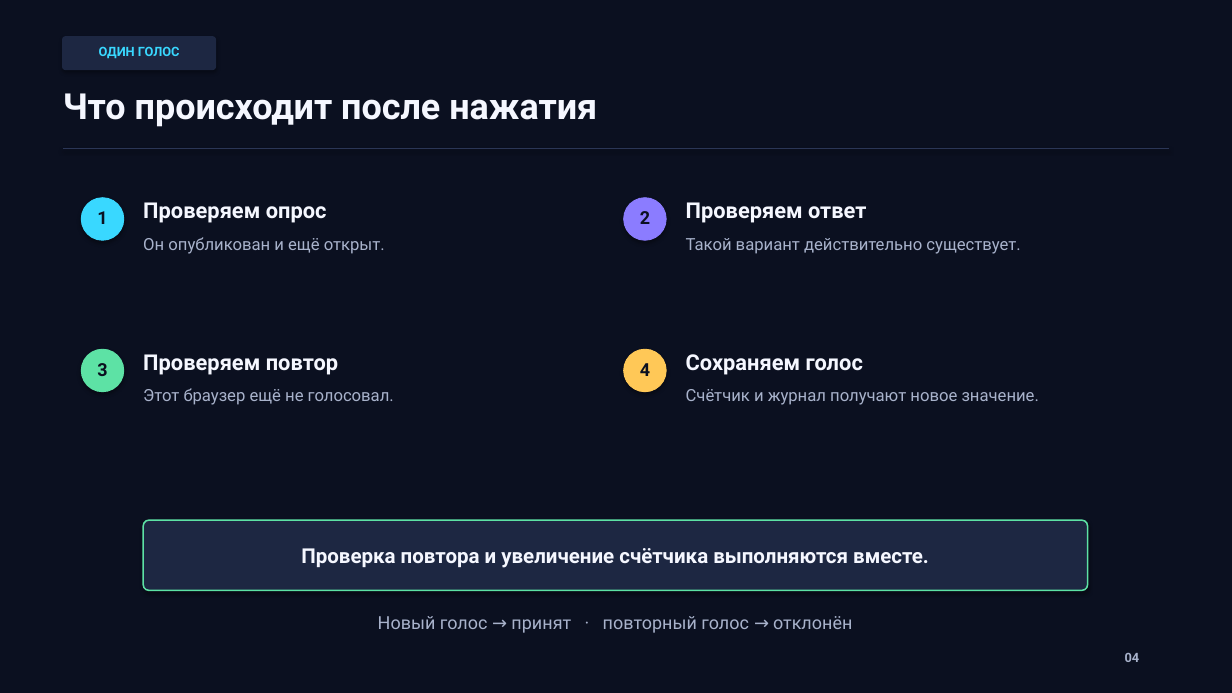
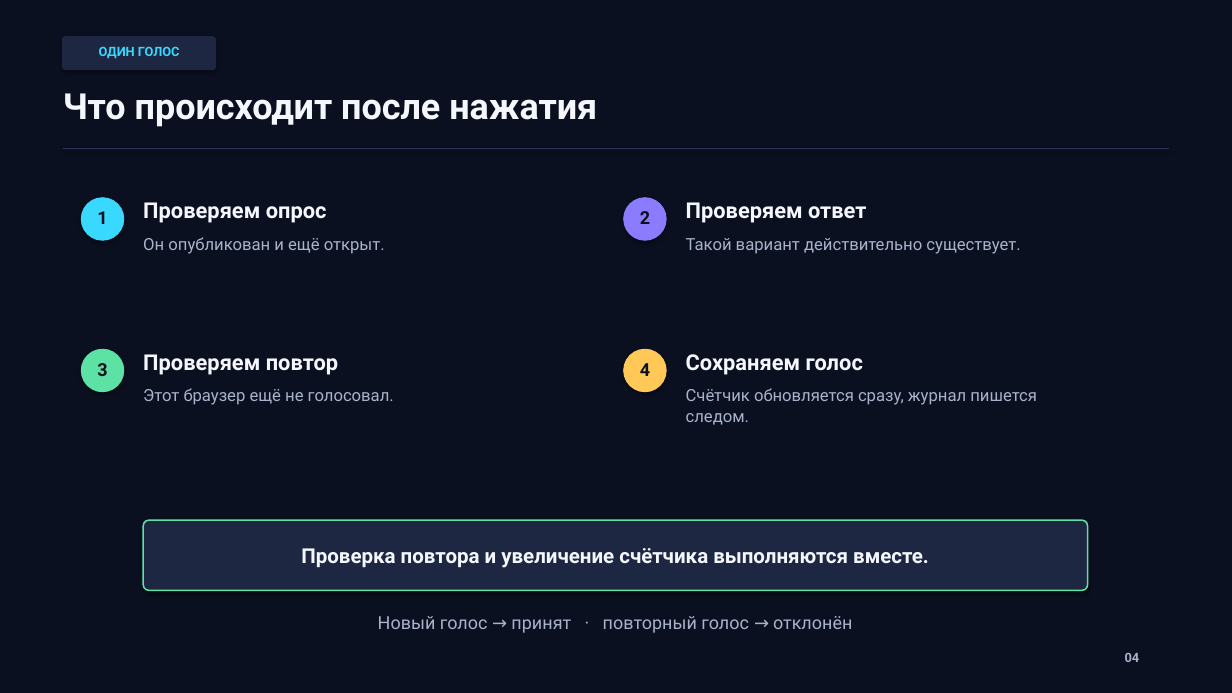
Before and after one commit to sweetd0vee/crypto-enthusiast, a slide deck: slide 4 of docs/09-project-presentation.pptx. Drawn at 1232x693 pixels with LibreOffice and Linux fonts; fonts in the diff are those of the drawing. Boxes give left, top, right and bottom in pixels: in the first picture for what was removed or moved away, otherwise in the second. Text is boxed around its words. In the diff, an @@ line names an element or a change of style, - is before the commit and + after.

```diff
--- a/docs/09-project-presentation.pptx
+++ b/docs/09-project-presentation.pptx
@@ text at <box>686,388,1037,425</box>: text changed @@
-Счётчик и журнал получают новое значение.
+Счётчик обновляется сразу, журнал пишется следом.
```
Also in this commit, not shown: 1 other slide changed, 10 other files.
